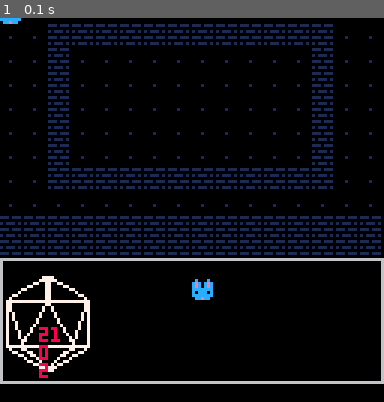
Above: before the commit, frame 1.
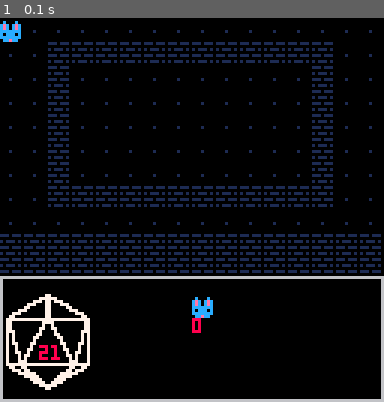
Above: after the commit, the same moment.

Repository: graphitical/d8-knight
Game: PICO-8 cartridge main.p8
The game is run twice, just before and just after one commit, with the same random seed, the same clock (stepped at 60 frames per second) and the same inputs.
Inputs:
- Up to frame 1 (0.1 s): no input

The runs differ from the first frame. In frame 1, 17% of the frame differs, in the area x 0-100%, y 0-100%.

Commit message:
Have roll initiative for each PC/NPC

Diff:
--- a/main.p8
+++ b/main.p8
@@ -133,9 +133,9 @@
   --  cmbt_state = cmbt_states.menu
   cmbt_state = cmbt_states.init
   s=0
-  roll_val = 21
-  roll_time = 2
-  roll_count = 0
+  rval = 21
+  rtime = 2
+  rcount = 0
 
   c.num_turns = #c.players
   c.player_turn = 1
@@ -218,41 +218,6 @@
 
 end
 
-function roll_init()
-
-
-  --     if T%10 == 0 then
-  --       roll_time*=2
-  --       roll_count+=1
-  --     end
-
-  --     if roll_count > 5 then
-  --       roll_time=2
-  --       roll_count=0
-  --       break
-  --     end
-
-  -- end
-
-  -- Roll die
-  -- if T%roll_time == 0 then
-  --   roll_val=flr(rnd(20))+1
-  --   roll_count+=1
-  -- end
-
-  -- Exponential slowing of die rolling animation
-  -- if T%30 == 0 then
-  --   roll_time*=2
-  -- end
-
-  -- print(roll_val,roll_x,109,8)
-
-  -- if roll_count == 19 then
-  --   roll_time = 2
-  --   roll_count = 0
-  -- end
-end
-
 function cmbt_drw()
  cls()
  map()
@@ -273,44 +238,55 @@
   cmbt_menu(pc,s,cmbt_state)
  end
  color(8)
- print(roll_count)
- print(roll_time)
---  print(T%30)
---  print(s)
-end
-
--- Rolling Initiative
+end
+
+-- rolling initiative
 function init_ini()
   g.drw = init_drw
   g.upd = init_upd
-  roll_count = 0
-  roll_time = 2
-  roll_val = 21
+  roll = false
+  rtime = 1
+  rval = 21
+  p = 0
 end
 
 function init_drw()
   cls()
   draw_roll()
-  print(roll_time)
-  -- print(roll_count)
-  -- print(T%roll_time)
 end
 
 function init_upd()
-  if T%roll_time == 0 then
-    roll_val = flr(rnd(20)) + 1
-    roll_count+=1
+  if btnp(❎) and (not roll) then
+    roll=true
+    rtime=1
+    p+=1
+  end
+
+  if roll then
+    rollad(20)
+  end
+
+  -- done rolling init
+  if p > #c.players then
+    g.upd = cmbt_upd
+    g.drw = cmbt_drw
+  end
+end
+
+
+function rollad(num)
+  if T%rtime == 0 then
+    rval = flr(rnd(num)) + 1
   end
 
   if T%10 == 0 then
-    roll_time*=2
-  end
-
-  if roll_time < 0 then
-    roll_count = 0
-    roll_time = 2
-  end
-
+    rtime*=2
+  end
+
+  if rtime > 127 then
+    roll = false
+    c.players[p].ini = rval
+  end
 end
 
 function draw_roll()
@@ -321,19 +297,23 @@
   for i=0,#c.players-1 do
     palt(0,false)
     spr(c.players[i+1].sp,64+i*10, 92)
-    print(c.players[i+1].ini,64+i*10, 100)
+    print(c.players[i+1].ini,64+i*10, 100,8)
     palt()
   end
   -- Draw D20
   spr(192,0,92,2,4)
   spr(192,16,92,2,4,true)
   -- Shifting print value for single digit values
-  if roll_val < 10 then
-    roll_x = 15
+  if rval < 10 then
+    rx = 15
   else
-    roll_x = 13
-  end
-  print(roll_val,roll_x,109,8)
+    rx = 13
+  end
+  local rcolor = 10
+  if not roll then rcolor=8 end
+  print(rval,rx,109,rcolor)
+  -- print(rtime)
+  -- print(roll)
 end
 -->8
 -- credits
Not shown, changed: 32 lines of the sprite sheet (__gfx__) section of main.p8
